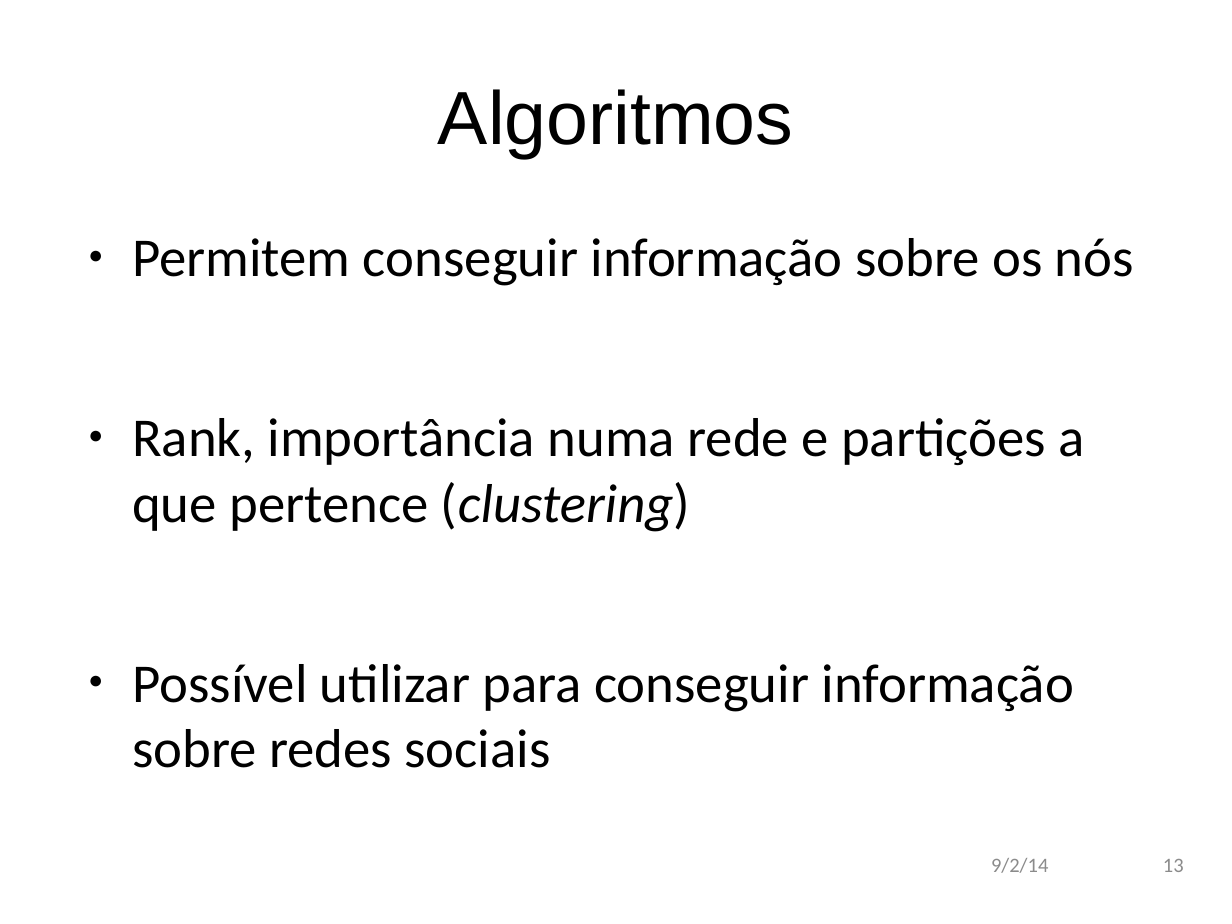
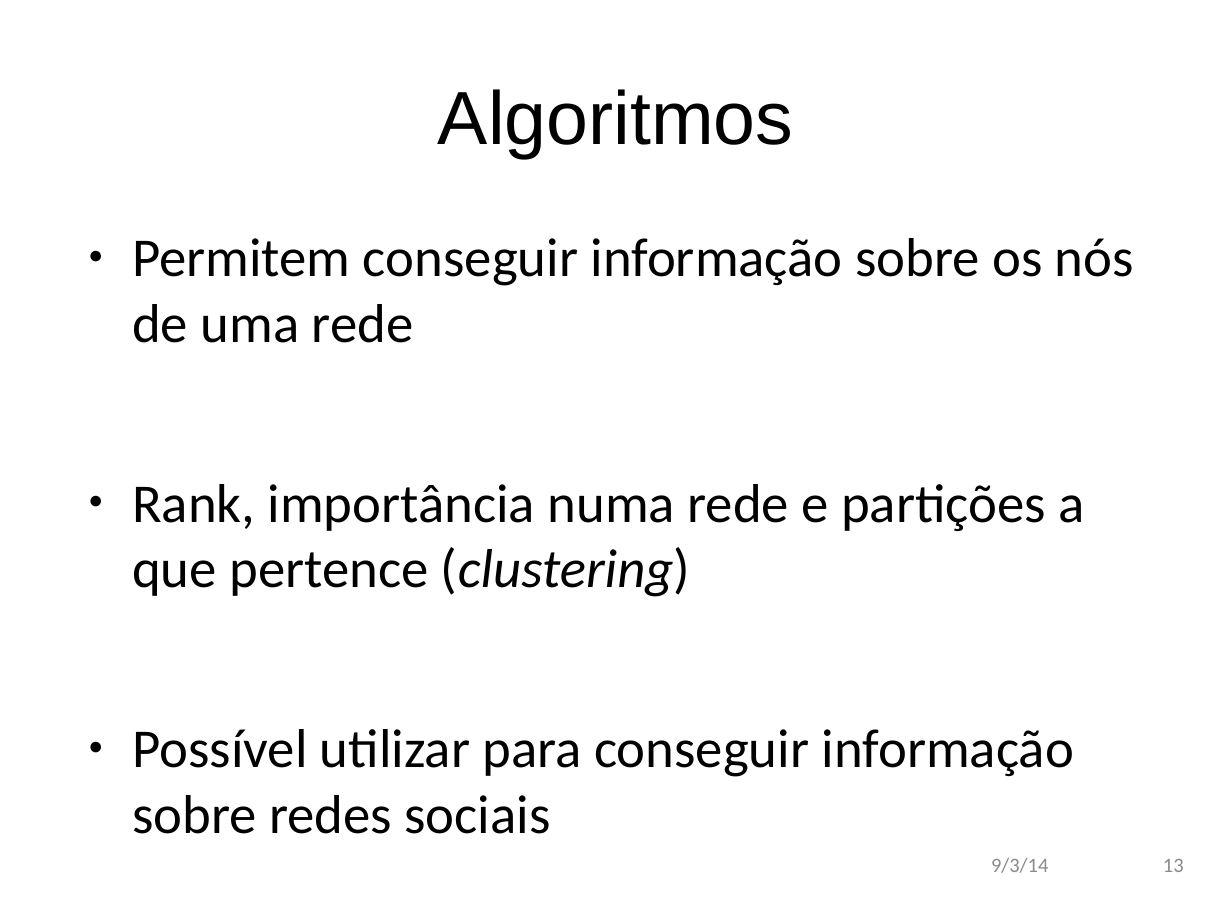
Before and after one commit to andremota/Distributed-Graph-Processing, a slide deck: slide 13 of docs/apresentação/apres_isel_format.odp. Drawn at 1232x924 pixels with LibreOffice and Linux fonts; fonts in the diff are those of the drawing; background and template pictures are left out. Boxes give left, top, right and bottom in pixels: in the first picture for what was removed or moved away, otherwise in the second. Text is boxed around its words. In the diff, an @@ line names an element or a change of style, - is before the commit and + after.

```diff
--- a/docs/apresentação/apres_isel_format.odp
+++ b/docs/apresentação/apres_isel_format.odp
@@ text at (132,238,1134,343): text changed @@
-● Permitem conseguir informação sobre os nós
+● Permitem conseguir informação sobre os nós de uma rede
@@ text at (991,858,1048,873): text changed @@
-9/2/14
+9/3/14
```
Also in this commit, not shown: 17 other slides changed.
